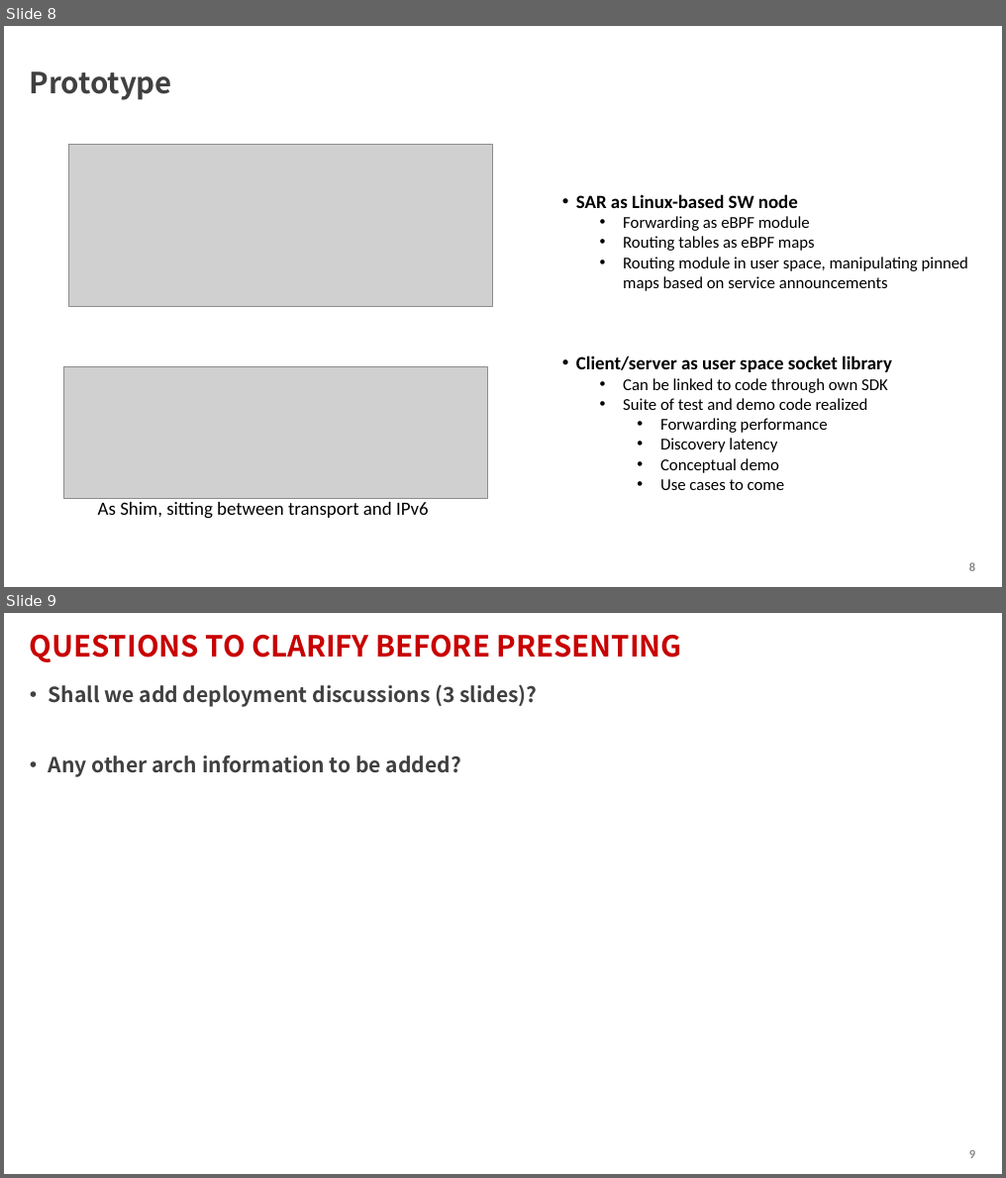
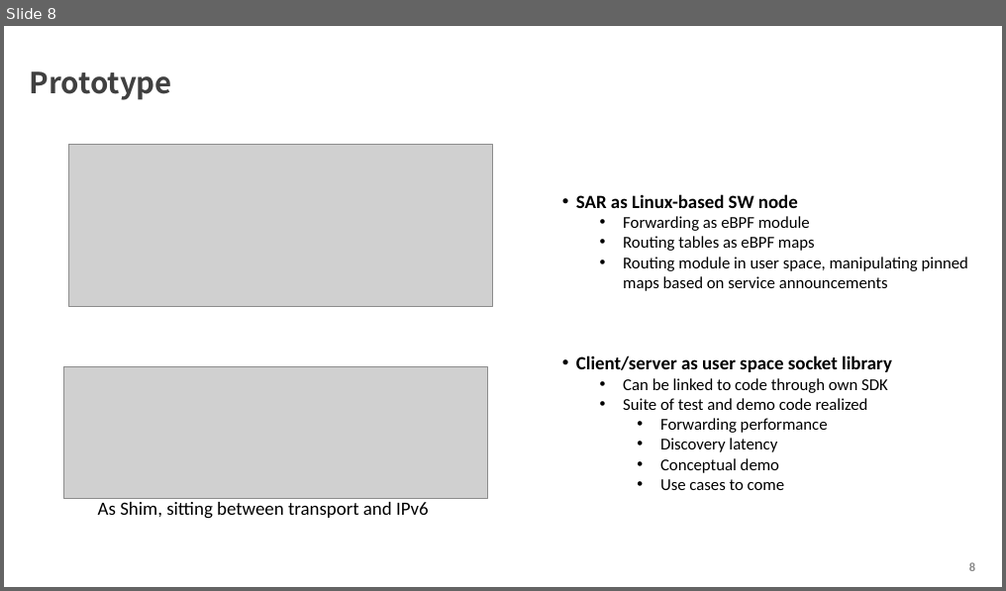
Before and after one commit to dirk-trossen-huawei/IETF117_ROSA, a slide deck: Slides/IETF 117 ROSA blueprint.pptx. Shown one above the other, each under a label of ours: slides 8 and 9 before the commit, slide 8 after it. The pictures are 1006x1178 and 1006x591 pixels, drawn with LibreOffice and Linux fonts; fonts in the diff are those of the drawing; grey boxes stand for pictures. Boxes give left, top, right and bottom in pixels: in the first picture for what was removed or moved away, otherwise in the second. Text is boxed around its words. In the diff, an @@ line names an element or a change of style, - is before the commit and + after.

```diff
--- a/Slides/IETF 117 ROSA blueprint.pptx
+++ b/Slides/IETF 117 ROSA blueprint.pptx
@@ slide 9 removed at (x1=4, y1=613, x2=1002, y2=1174), background #FFFFFF @@
@@ title removed at (x1=30, y1=635, x2=682, y2=663) @@
-QUESTIONS TO CLARIFY BEFORE PRESENTING
@@ text removed at (x1=49, y1=684, x2=537, y2=777) @@
-• Shall we add deployment discussions (3 slides)?
-• Any other arch information to be added?
@@ page number removed at (x1=969, y1=1151, x2=975, y2=1158) @@
-9
```
Also in this commit, not shown: 1 other file.
